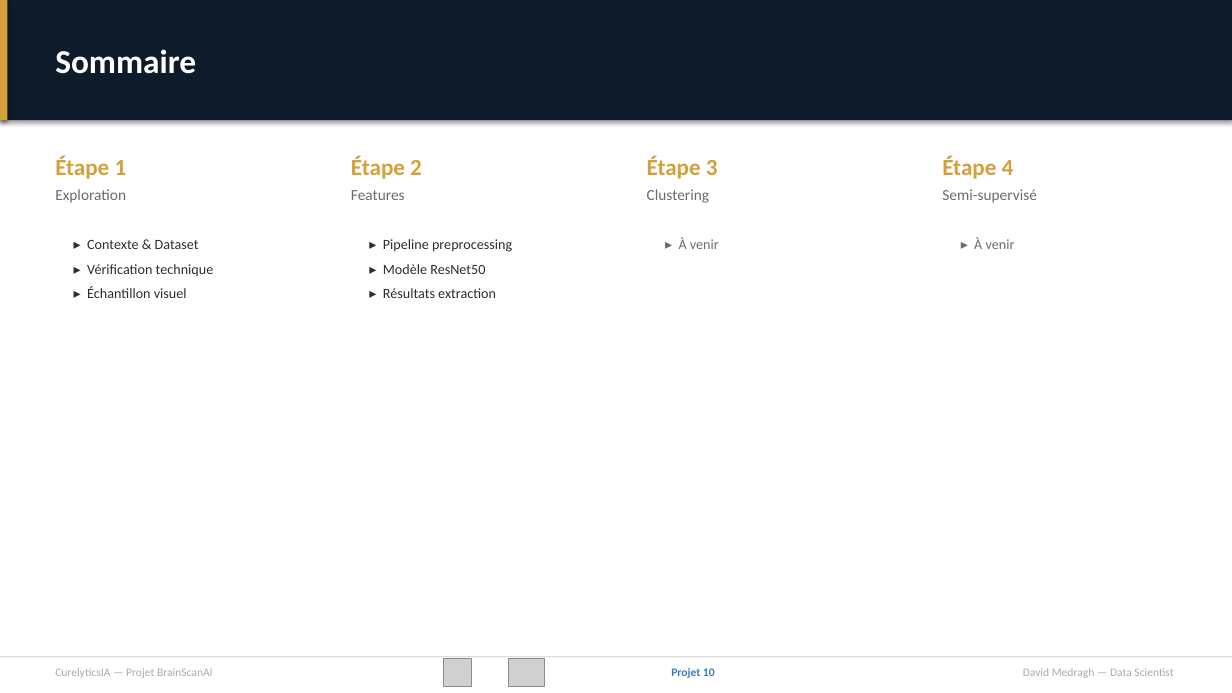
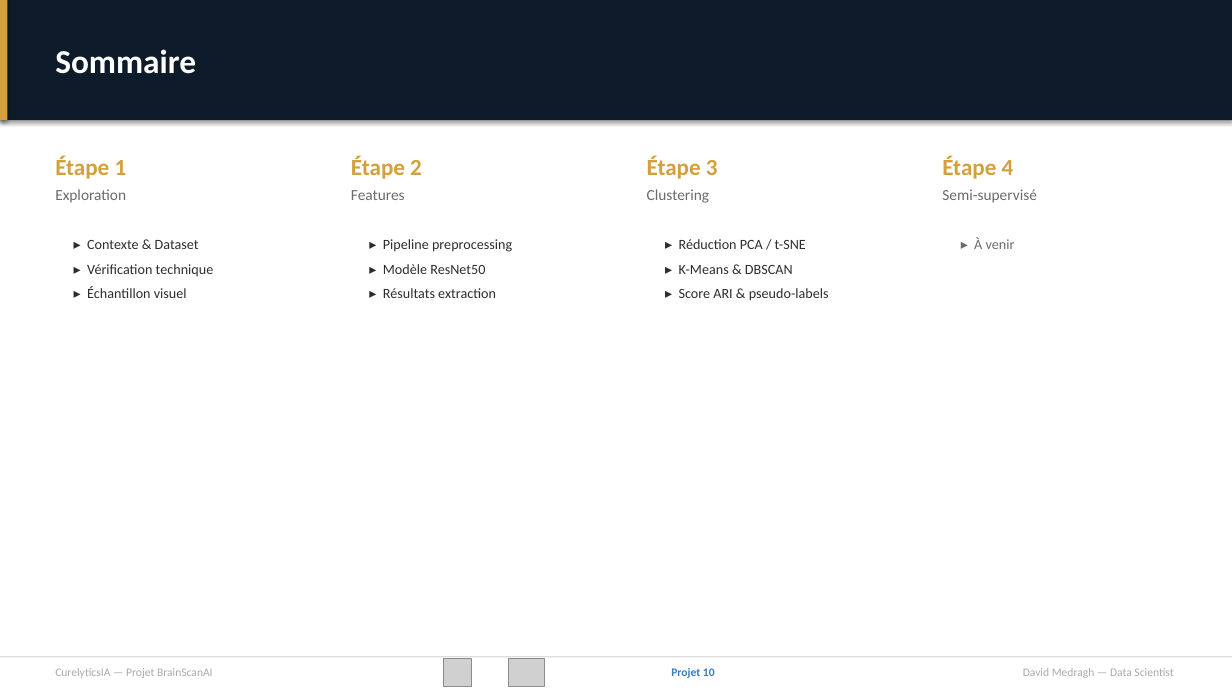
Before and after one commit to davidmedragh/projet10, a slide deck: slide 2 of livrables/projet10_presentation.pptx. Drawn at 1232x693 pixels with LibreOffice and Linux fonts; fonts in the diff are those of the drawing; grey boxes stand for pictures. Boxes give left, top, right and bottom in pixels: in the first picture for what was removed or moved away, otherwise in the second. Text is boxed around its words. In the diff, an @@ line names an element or a change of style, - is before the commit and + after.

Commit message:
feat: étape 3 — analyse non supervisée (PCA, t-SNE, K-Means, DBSCAN, pseudo-labels)

```diff
--- a/livrables/projet10_presentation.pptx
+++ b/livrables/projet10_presentation.pptx
@@ text at <box>679,239,829,301</box>: text changed; text colour #6B6B6B to #2D2D2D @@
-▸ À venir
+▸ Réduction PCA / t-SNE
+▸ K-Means & DBSCAN
+▸ Score ARI & pseudo-labels
```
Also in this commit, not shown: 2 other slides changed, 3 slides added, 5 other files.
